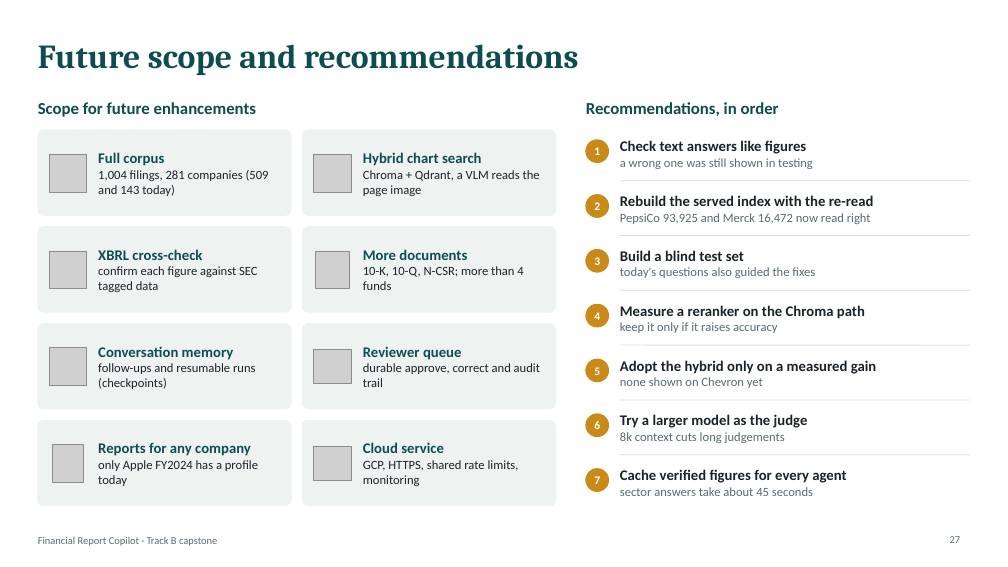
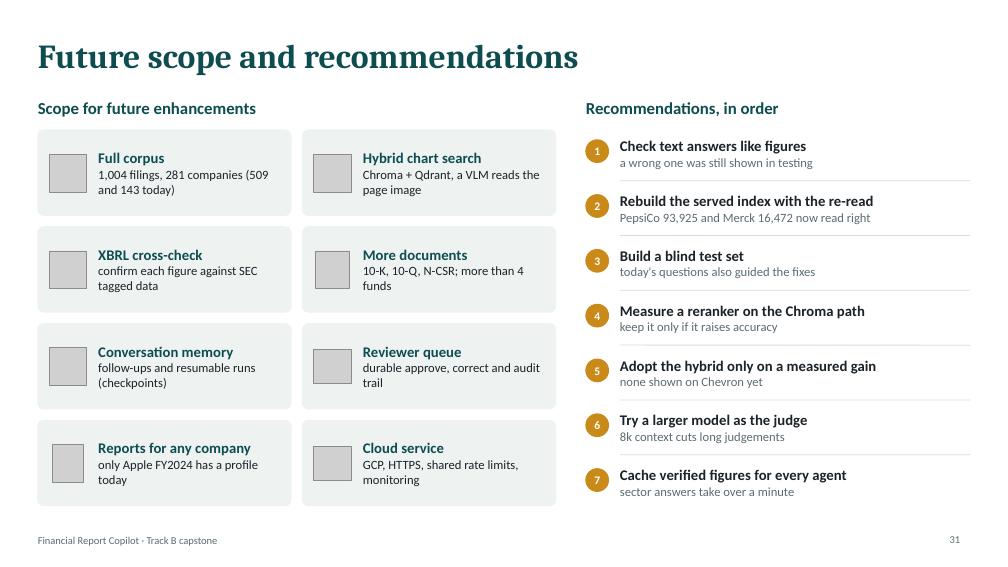
Before and after one commit to rama159065/Capstone, a slide deck: slide 31 of Financial_Report_Copilot_Technical_Deck.pptx (slide 27 before the commit). Drawn at 1008x567 pixels with LibreOffice and Linux fonts; fonts in the diff are those of the drawing; grey boxes stand for pictures. Boxes give left, top, right and bottom in pixels: in the first picture for what was removed or moved away, otherwise in the second. Text is boxed around its words. In the diff, an @@ line names an element or a change of style, - is before the commit and + after.

```diff
--- a/Financial_Report_Copilot_Technical_Deck.pptx
+++ b/Financial_Report_Copilot_Technical_Deck.pptx
@@ text at [620, 487, 794, 496]: text changed @@
-sector answers take about 45 seconds
+sector answers take over a minute
@@ page number at [950, 536, 961, 543]: text changed @@
-27
+31
```
Also in this commit, not shown: 3 other slides changed, 5 slides added, 1 slide removed, 4 other files.
